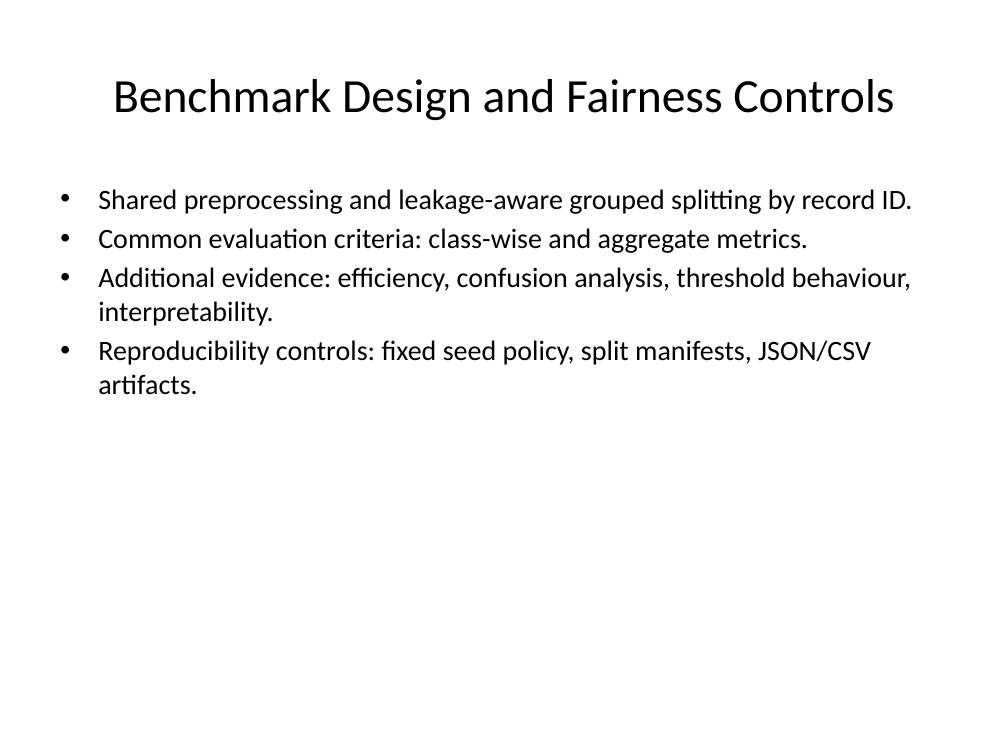
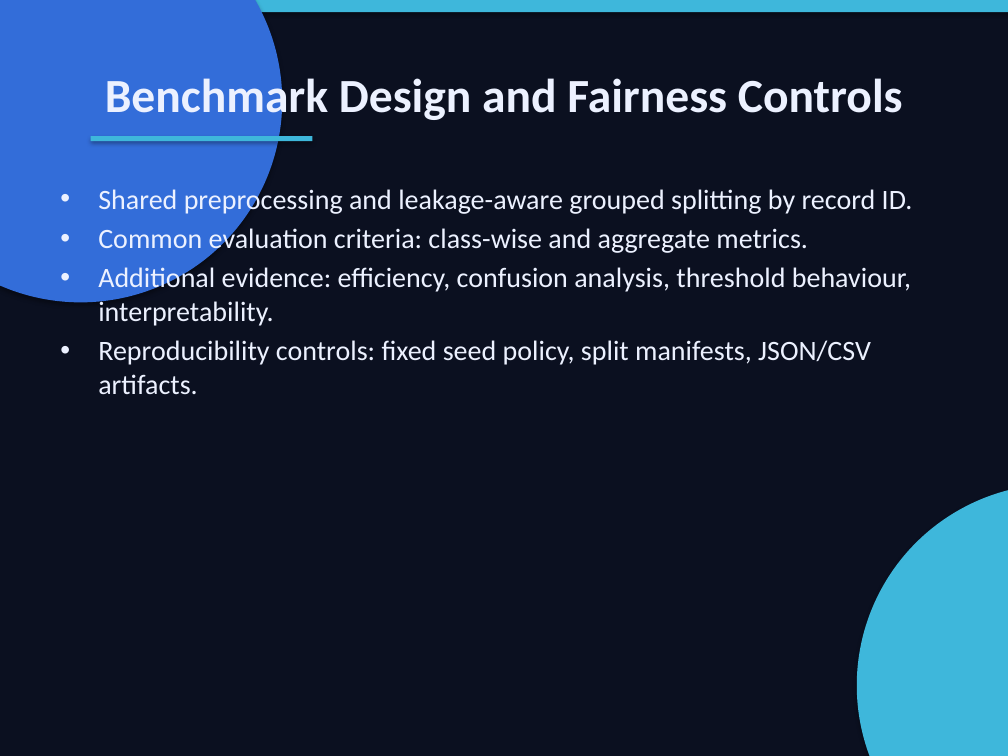
Before and after one commit to Naem-Haq/CTG, a slide deck: slide 4 of docs/ctg_benchmark_presentation.pptx. Drawn at 1008x756 pixels with LibreOffice and Linux fonts; fonts in the diff are those of the drawing. Boxes give left, top, right and bottom in pixels: in the first picture for what was removed or moved away, otherwise in the second. Text is boxed around its words. In the diff, an @@ line names an element or a change of style, - is before the commit and + after.

Commit message:
docs(slides): apply visual theme and frame alignment fixes

```diff
--- a/docs/ctg_benchmark_presentation.pptx
+++ b/docs/ctg_benchmark_presentation.pptx
@@ background #FFFFFF to #0B1020 @@
@@ rectangle added at box(0, 0, 1008, 12), fill #3EB7DB @@
@@ ellipse added at box(0, 0, 282, 302), fill #336DD9 @@
@@ title "Benchmark Design and Fairness Controls" at box(105, 72, 903, 124): text colour #000000 to #ECF1FF, bold on @@
@@ rectangle added at box(91, 136, 312, 141), fill #3EB7DB @@
@@ text "Shared preprocessing and leakage-aware grouped ..." at box(98, 186, 913, 394): text colour #000000 to #ECF1FF @@
@@ ellipse added at box(857, 484, 1008, 756), fill #3EB7DB @@
```
Also in this commit, not shown: 9 other slides changed, 1 other file.
